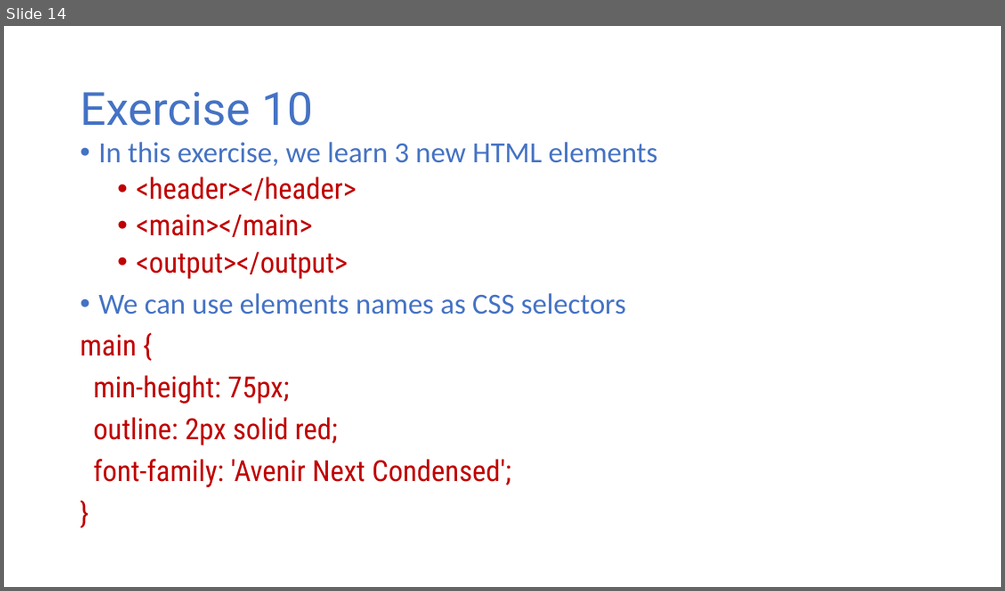
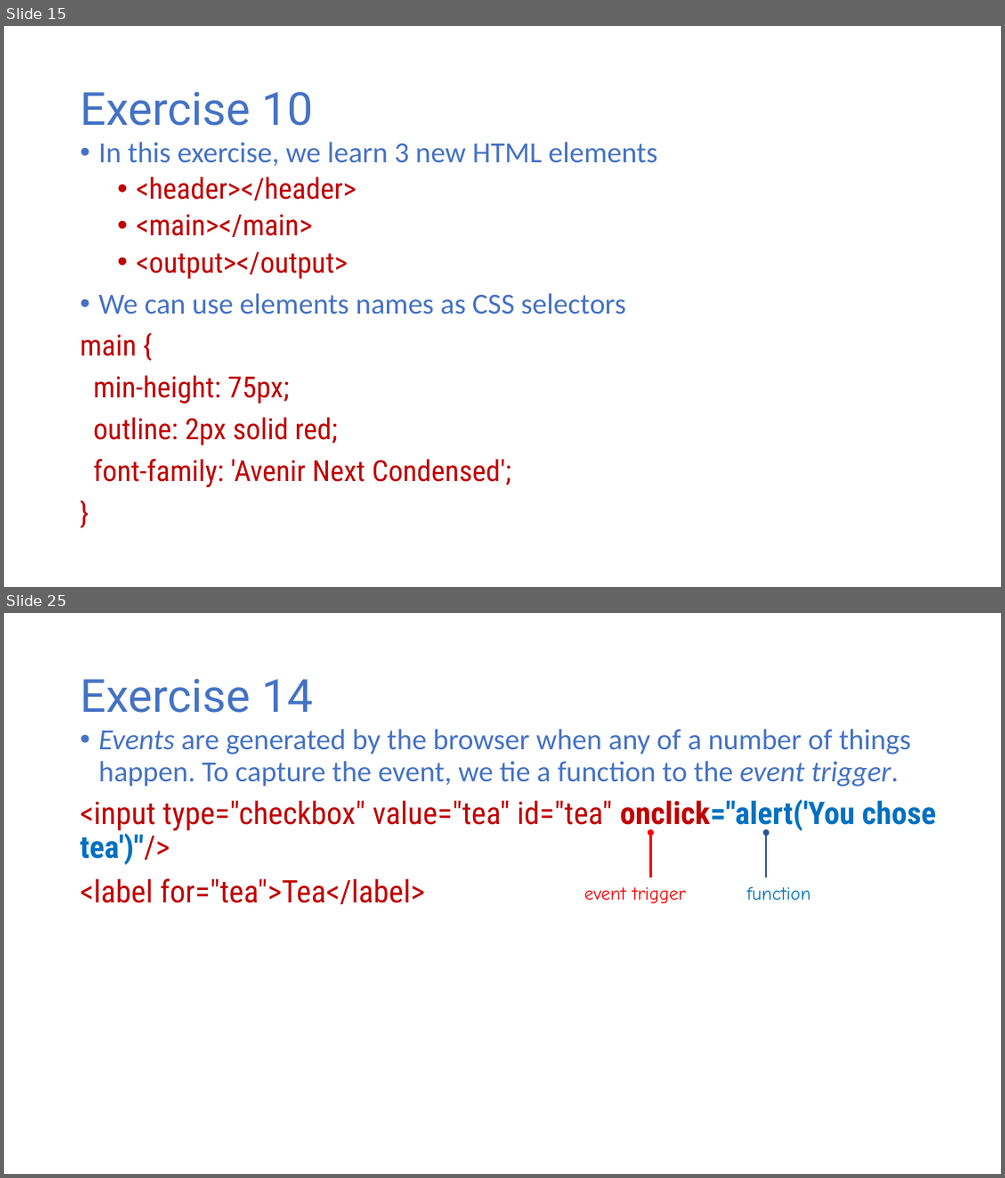
Before and after one commit to halbhelms/codingcareer, a slide deck: public/video-presentation/video-presentation.pptx. Shown one above the other, each under a label of ours: slide 14 before the commit, slides 15 and 25 after it; the slides between them are not shown. The pictures are 1005x591 and 1005x1178 pixels, drawn with LibreOffice and Linux fonts; fonts in the diff are those of the drawing. Boxes give left, top, right and bottom in pixels: in the first picture for what was removed or moved away, otherwise in the second. Text is boxed around its words. In the diff, an @@ line names an element or a change of style, - is before the commit and + after.

```diff
--- a/public/video-presentation/video-presentation.pptx
+++ b/public/video-presentation/video-presentation.pptx
@@ slide 25 added at <box>4,613,1001,1174</box>, background #FFFFFF @@
@@ title added at <box>80,679,313,713</box>, 44 pt, text #4472C4 @@
+Exercise 14
@@ text added at <box>80,729,936,904</box>, 28 pt, text #4472C4 @@
+• Events are generated by the browser when any of a number of things happen. To capture the event, we tie a function to the event trigger.
+<input type="checkbox" value="tea" id="tea" onclick="alert('You chose tea')"/>
+<label for="tea">Tea</label>
@@ arrow added from (651, 877) to (651, 833), #FF0000 2 pt @@
@@ arrow added from (766, 877) to (766, 833), #2F5597 2 pt @@
@@ text added at <box>584,887,686,903</box>, 18 pt, text #FF0000 @@
+event trigger
@@ text added at <box>747,886,811,900</box>, 18 pt, text #0070C0 @@
+function
@@ what was slide 14 is now slide 15 @@
```
Also in this commit, not shown: 4 slides changed, 18 other slides added, 10 other files.
